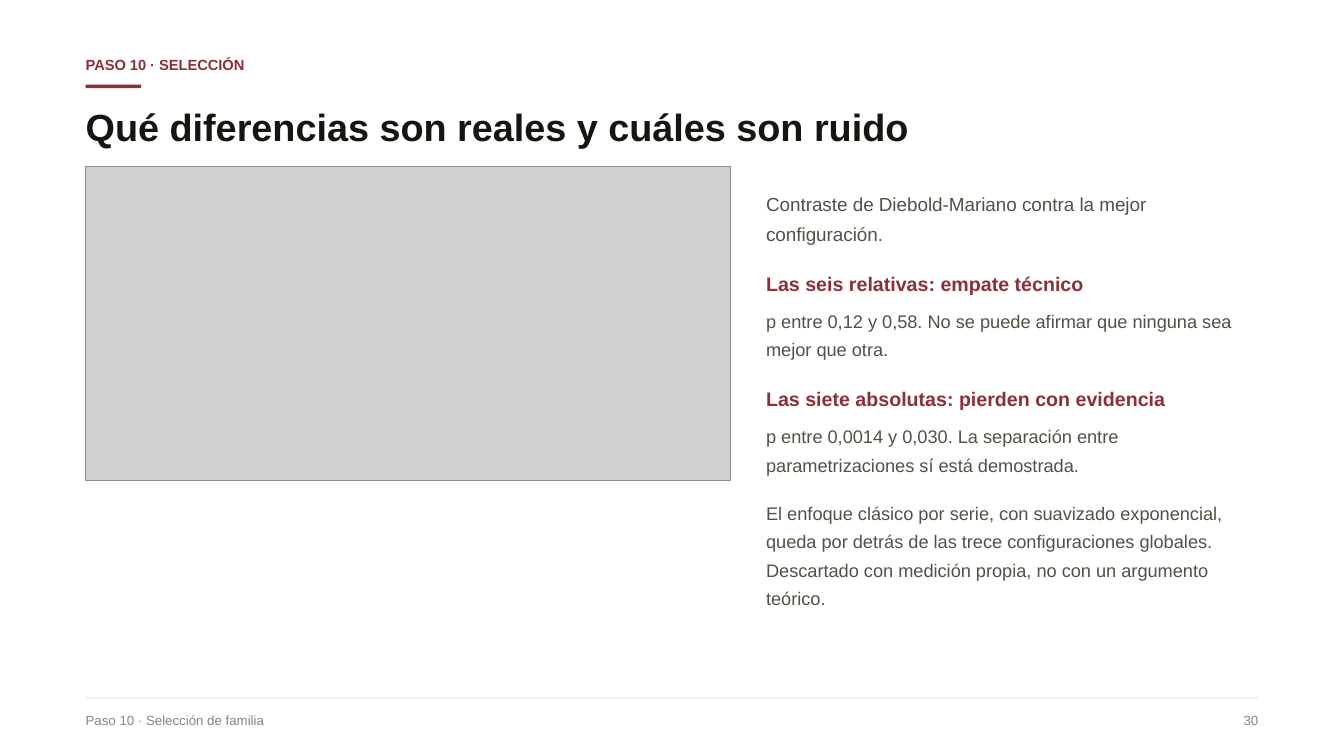
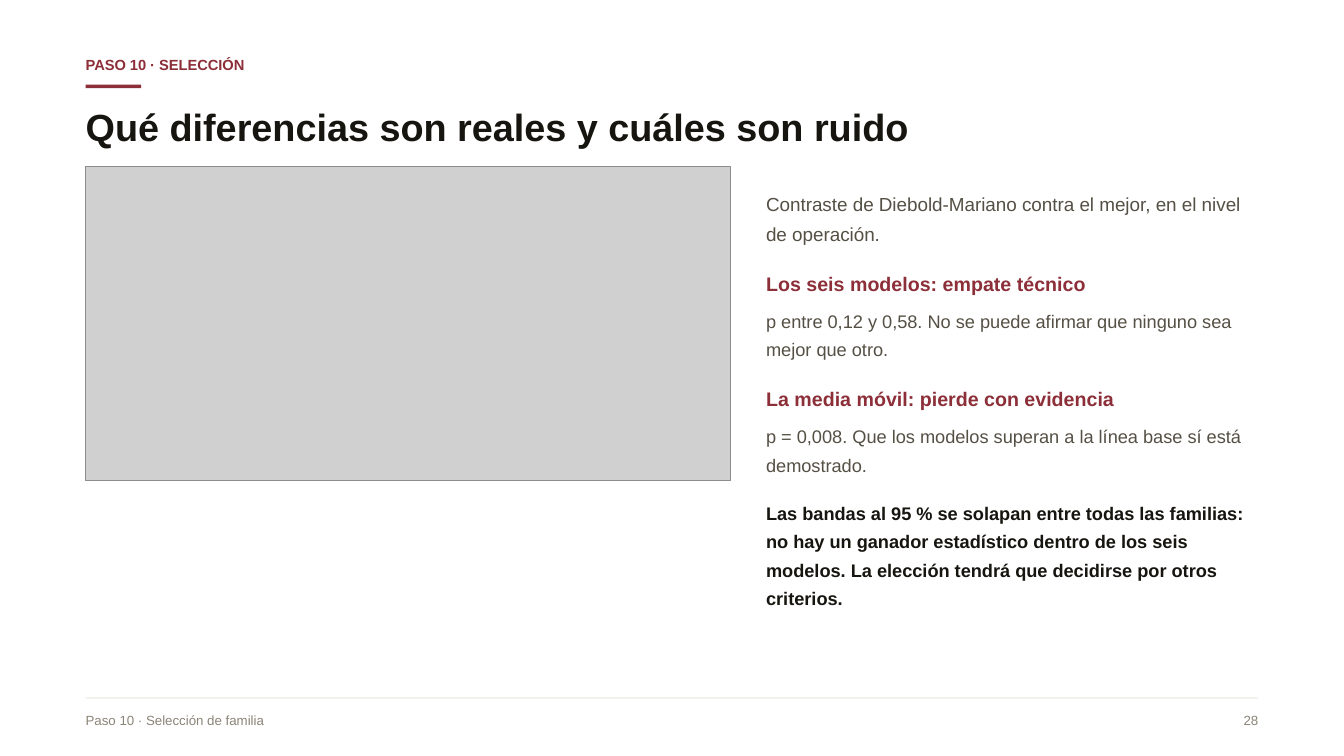
Before and after one commit to Danilo22m/Prueba_Tostao, a slide deck: slide 24 of Presentacion_Caso_A.pptx (slide 29 before the commit). Drawn at 1344x756 pixels with LibreOffice and Linux fonts; fonts in the diff are those of the drawing; grey boxes stand for pictures. Boxes give left, top, right and bottom in pixels: in the first picture for what was removed or moved away, otherwise in the second. Text is boxed around its words. In the diff, an @@ line names an element or a change of style, - is before the commit and + after.

```diff
--- a/Presentacion_Caso_A.pptx
+++ b/Presentacion_Caso_A.pptx
@@ text at (766, 197, 1244, 605): text changed; bold on @@
-Contraste de Diebold-Mariano contra la mejor configuración.
-Las seis relativas: empate técnico
-p entre 0,12 y 0,58. No se puede afirmar que ninguna sea mejor que otra.
-Las siete absolutas: pierden con evidencia
-p entre 0,0014 y 0,030. La separación entre parametrizaciones sí está demostrada.
-El enfoque clásico por serie, con suavizado exponencial, queda por detrás de las trece configuraciones globales. Descartado con medición propia, no con un argumento teórico.
+Contraste de Diebold-Mariano contra el mejor, en el nivel de operación.
+Los seis modelos: empate técnico
+p entre 0,12 y 0,58. No se puede afirmar que ninguno sea mejor que otro.
+La media móvil: pierde con evidencia
+p = 0,008. Que los modelos superan a la línea base sí está demostrado.
+Las bandas al 95 % se solapan entre todas las familias: no hay un ganador estadístico dentro de los seis modelos. La elección tendrá que decidirse por otros criterios.
@@ text at (1244, 716, 1259, 725): text changed @@
-30
+28
```
Also in this commit, not shown: 41 other slides changed, 3 slides added, 8 slides removed, 15 other files.
